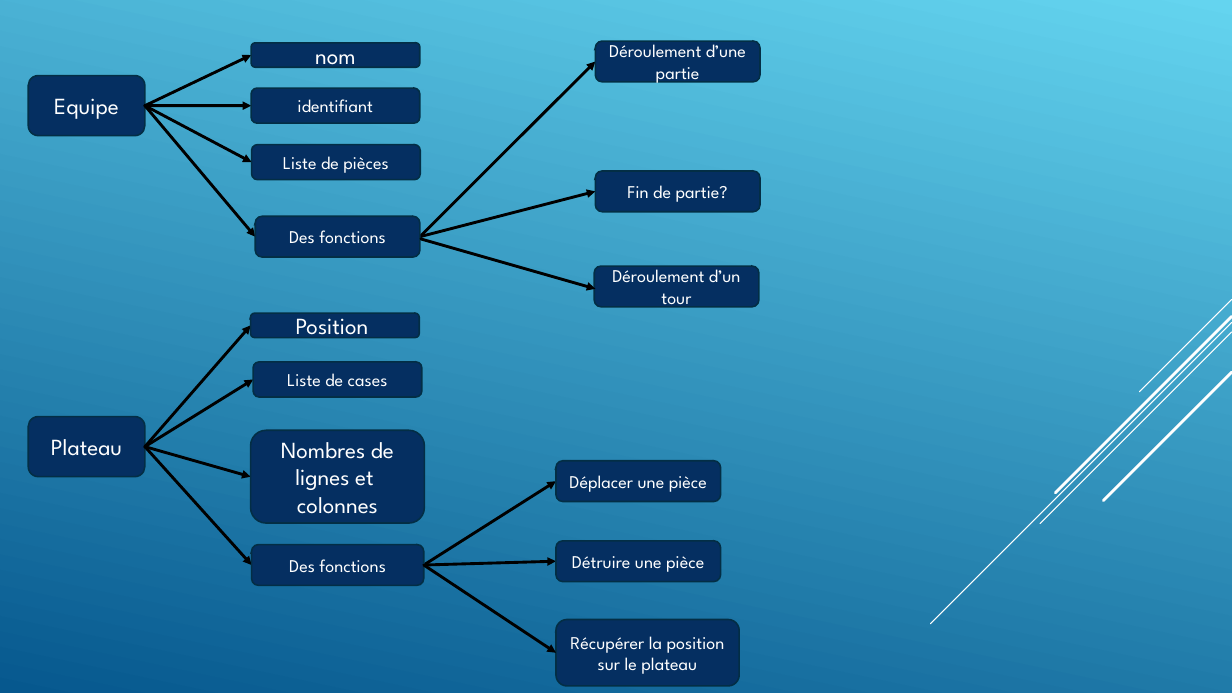
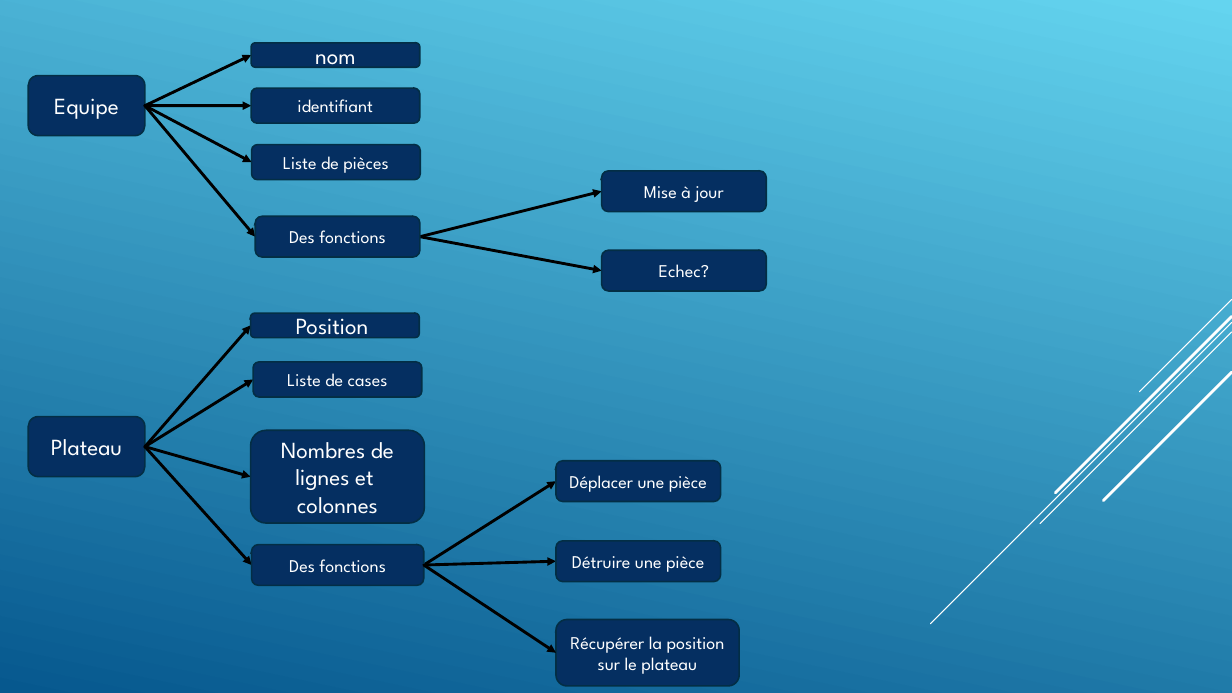
Before and after one commit to AlexandrEpita/Bizarre-Chess-Adventure, a slide deck: slide 9 of diapo soutenance.odp. Drawn at 1232x693 pixels with LibreOffice and Linux fonts; fonts in the diff are those of the drawing. Boxes give left, top, right and bottom in pixels: in the first picture for what was removed or moved away, otherwise in the second. Text is boxed around its words. In the diff, an @@ line names an element or a change of style, - is before the commit and + after.

```diff
--- a/diapo soutenance.odp
+++ b/diapo soutenance.odp
@@ freeform shape removed at (595, 41, 760, 81) @@
-Déroulement d’une partie
@@ arrow removed from (420, 237) to (595, 62) @@
@@ freeform shape "Mise à jour": place and size @@
-freeform shape "Mise à jour" at (595, 171, 760, 212)
+freeform shape "Mise à jour" at (602, 171, 766, 212)
@@ arrow moved from (420, 237) - (595, 191) to (420, 237) - (602, 191) @@
@@ text in freeform shape at (644, 186, 724, 202): text changed @@
-Fin de partie?
+Mise à jour
@@ arrow moved from (421, 239) - (595, 289) to (420, 237) - (602, 271) @@
@@ freeform shape removed at (594, 266, 759, 307) @@
-Déroulement d’un tour
@@ freeform shape added at (602, 250, 766, 291), fill #052F61, outline #032E45 1.25 pt, 14 pt, text #FFFFFF @@
+Echec?
```
Also in this commit, not shown: 4 other slides changed.
